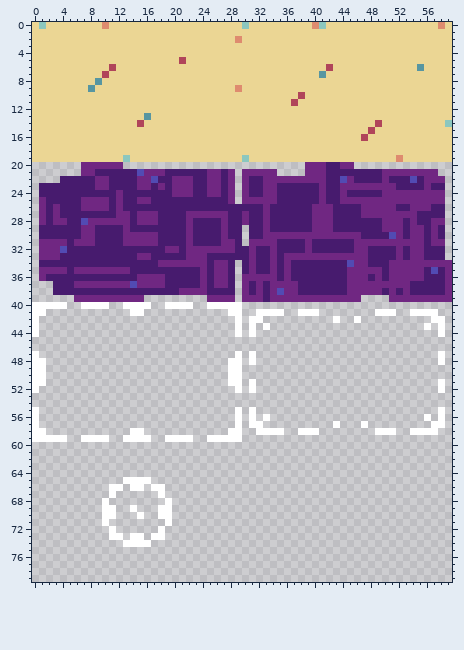
Sprite sheet: assets/atlas.png. That is the earlier state.
The file is 60x80 pixels.
And afterwards:
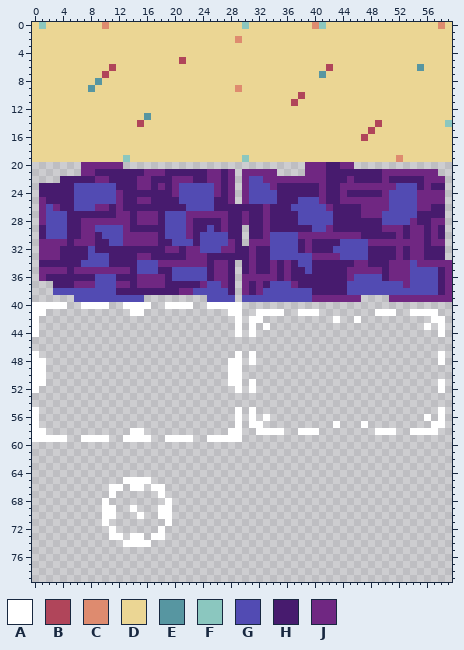
Palette (. is transparent): A #ffffff  B #b0455a  C #de8b6f  D #ebd694  E #5796a1  F #8bc7bf  G #524bb3  H #471b6e  J #702782
What changed:
The author changed colour H to colour G in row 22 at x 31 to 32; in row 23 at x 6 to 8, 11, 23 to 24, 31 to 32 and 52 to 54; in row 24 at x 6 to 11, 23 to 24 and 31 to 32; in row 25 at x 6, 11, 21 to 25 and 38 to 40; in row 26 at x 2, 6, 22 to 25, 37 to 39 and 52 to 53; in row 27 at x 2, 4, 19 to 21 and 38 to 39.
The author changed colour H to colour G in row 28 at x 2, 19 to 21, 38 to 39 and 53; in row 29 at x 2 to 4, 9 to 12, 19 to 21 and 25; in row 30 at x 2 to 4, 10 to 12, 19 to 21 and 24 to 26; in row 31 at x 11 to 12, 20 to 21, 24 to 26, 35 to 37 and 44 to 45; in row 32 at x 8, 35 to 37 and 43 to 45; in row 33 at x 8 to 10 and 35.
The author changed colour H to colour G in row 34 at x 7 to 10, 15 to 17 and 38 to 39; in row 35 at x 15 to 17, 20 to 23, 39 and 56; in row 36 at x 9 to 11, 20 to 23, 48 and 56 to 57; in row 37 at x 25 and 54 to 57; in row 38 at x 3 to 11, 25 to 27, 33, 38 to 39, 50, 52 and 54 to 57; in row 39 at x 33.
The author changed colour J to colour G in row 23 at x 9 to 10, 21 to 22, 25 and 33; in row 24 at x 21 to 22, 25, 33 to 34 and 51 to 54; in row 25 at x 7 to 10, 31 to 34 and 51 to 54; in row 26 at x 7 to 8, 40 to 41, 51 and 54; in row 27 at x 3, 40 to 42 and 50 to 54; in row 28 at x 3 to 4, 40 to 42 and 50 to 52.
The author changed colour J to colour G in row 29 at x 40 to 41; in row 30 at x 27 and 34 to 37; in row 31 at x 22, 27, 34 and 46 to 47; in row 32 at x 24 to 26, 34 and 46 to 47; in row 33 at x 34, 36 to 39 and 44 to 47; in row 34 at x 54.
The author changed colour J to colour G in row 35 at x 24 and 54 to 55; in row 36 at x 24, 46 to 47, 49 and 54 to 55; in row 37 at x 9 to 11, 26, 34 to 36 and 45 to 52; in row 38 at x 23 to 24, 34, 36 to 37, 45 to 49, 51 and 53; in row 39 at x 6 to 15, 25 to 28, 30 to 32 and 34 to 39.
The author changed colour G to colour H in row 21 at x 15; in row 22 at x 17, 44 and 54; in row 30 at x 51; in row 32 at x 4; in row 34 at x 45; in row 37 at x 14.
The author changed colour G to colour J in row 28 at x 7.
Changed places in both pictures, as pixel boxes (x1, y1, x2, y2):
changed: (46, 169, 438, 302)
